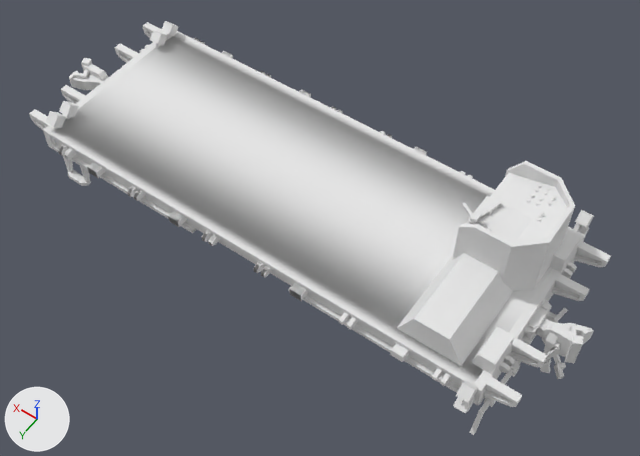
What one commit did to the OBJ model assets/immersiverailroading/irhl/trains/gept/gept.obj.
Before and after are seen from a 50 mm camera at (-5.43, 6.89, 10.78) aimed at (-0.67, 0.23, 0.31). Every picture has the same lights, and +X, +Y and +Z are marked at lower left. Where no turn or scale is listed for an object, it has been applied to the vertices. Vertices at the same position are counted once.

Objects in the first picture: 'COUPLED_REAR_1_HIDE_INVERT', 'COUPLED_REAR_2_HIDE', 'COUPLER_ENGAGED_REAR_2_TOGGLE_mvp_gept', 'DECAL_MANUF', 'FRAME_control_gept', 'FRAME_gept', 'FULLBRIGHT_10_LCG_FRR_gept', 'FULLBRIGHT_4_LCG_FLW_gept', 'FULLBRIGHT_6_LCG_FRW_gept', 'FULLBRIGHT_9_LCG_FLR_gept', 'Fary', 'HEADLIGHT_1_0XFFF0CC_FULLBRIGHT_LCG_HL', 'HEADLIGHT_2_0XFFF0CC_FULLBRIGHT_LCG_HL', 'REVERSER_1', 'THROTTLE_1', 'TRAIN_BRAKE_1'.
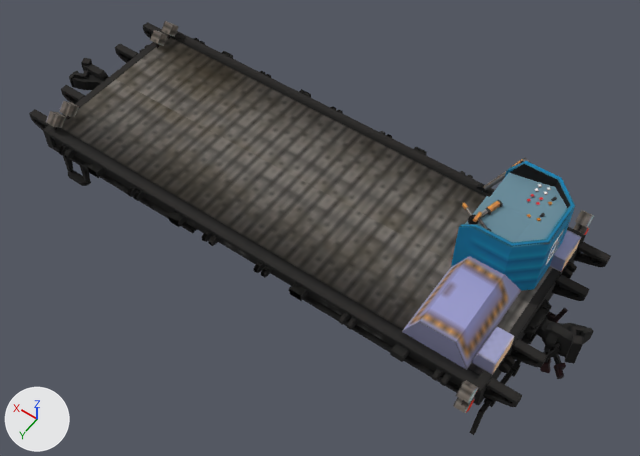
The change, as a list of edits to the scene's bpy script:
```text
Add img_mvp_cargoflat_map_png:
    img_mvp_cargoflat_map_png = load_image('mvp_cargoflat_map.png', 'mvp_cargoflat_map.png', 512, 512, 'sRGB')
Add img_mvp_cargocouple_png:
    img_mvp_cargocouple_png = load_image('mvp_cargocouple.png', 'mvp_cargocouple.png', 64, 64, 'sRGB')
Change mat_couple_map:
    remove mat_couple_map.base_color = (0.8, 0.8, 0.8)  # white #e7e7e7
    add mat_couple_map.texture = img_mvp_cargocouple_png
Change mat_mat1:
    add n2 = _N.new('ShaderNodeTexImage'); n2.name = 'Image Texture'
    add n2.image = img_mvp_cargoflat_map_png
    add n3 = _N.new('ShaderNodeTexImage'); n3.name = 'Image Texture.001'
    add n3.image = img_mvp_cargoflat_map_png
    where n0 = _N.new('ShaderNodeBsdfPrincipled'); n0.name = 'Principled BSDF'
    add _L.new(n2.outputs[0], n0.inputs[0])  # 'Color' to 'Base Color'
    add _L.new(n3.outputs[1], n0.inputs[4])  # 'Alpha' to 'Alpha'
Change me_frame_control_gept:
    where me_frame_control_gept.from_pydata(...)  # 57 vertices, 50 faces; spans x -3.87..-2.69, y -1.32..1.34, z 0.85..1.89
    used by ob_frame_control_gept; location = (0.0, 0.0, 0.0)
    before: 46 (-2.69, 1.34, 0.85) at pixel (396, 328), 47 (-2.91, 1.34, 1.29) at pixel (413, 318), 48 (-3.66, 1.34, 0.85) at pixel (461, 366), 49 (-3.43, 1.34, 1.29) at pixel (449, 339)
    me_frame_control_gept part 1
    add for i in [*range(46, 50)]: me_frame_control_gept.vertices[i].co += Vector((-0.08, 0.0, 0.0))
    me_frame_control_gept.vertices[42].co: (-2.69, -0.08, 0.85) -> (-2.77, 0.07, 0.85)  # pixel (451, 256) -> pixel (451, 266)
    me_frame_control_gept.vertices[43].co: (-2.91, -0.08, 1.29) -> (-3.0, 0.07, 1.29)  # not seen -> pixel (470, 255)
    me_frame_control_gept.vertices[44].co: (-3.66, -0.08, 0.85) -> (-3.74, -0.2, 0.85)  # pixel (514, 290) -> not seen
    me_frame_control_gept.vertices[45].co: (-3.43, -0.08, 1.29) -> (-3.51, -0.2, 1.29)
Add me_independent_brake:
    me_independent_brake.from_pydata(...)  # 49 vertices, 39 faces; spans x -3.019..-2.35, y -1.448..-1.363, z 0.749..1.812
    me_independent_brake.materials.append(mat_mat1)
Add ob_independent_brake:
    ob_independent_brake = bpy.data.objects.new('INDEPENDENT_BRAKE', me_independent_brake)
    ob_independent_brake.location = (0.0, 0.0, 0.0)
```

Location of each change, (x1, y1, x2, y2) in pixels of the pictures (640 x 456 px; the box of a moved part takes in the faces that stretch with it):
'FRAME_gept', surface changed (white to grey)
    both: (29, 22, 611, 407)
'FRAME_control_gept', surface changed, reshaped (white to blue)
    before: (397, 161, 575, 366)
    after: (402, 161, 575, 370)
'Fary', surface changed
    both: (46, 21, 594, 413)
'COUPLER_ENGAGED_REAR_2_TOGGLE_mvp_gept', surface changed (grey to black)
    both: (469, 360, 521, 435)
'DECAL_MANUF', surface changed
    both: (541, 221, 569, 273)
'INDEPENDENT_BRAKE', added
    after: (477, 157, 530, 193)
'COUPLED_REAR_1_HIDE_INVERT', surface changed (grey to black)
    both: (553, 354, 566, 379)
'TRAIN_BRAKE_1', surface changed
    both: (468, 199, 503, 224)
'COUPLED_REAR_2_HIDE', surface changed
    both: (540, 345, 551, 373)
'HEADLIGHT_2_0XFFF0CC_FULLBRIGHT_LCG_HL', surface changed
    both: (492, 336, 515, 375)
'THROTTLE_1', surface changed
    both: (473, 211, 492, 232)
'REVERSER_1', surface changed
    both: (462, 203, 476, 222)
'HEADLIGHT_1_0XFFF0CC_FULLBRIGHT_LCG_HL', surface changed
    both: (561, 238, 581, 272)
'FULLBRIGHT_10_LCG_FRR_gept', surface changed
    both: (466, 399, 475, 412)
'FULLBRIGHT_6_LCG_FRW_gept', surface changed
    both: (468, 388, 478, 403)
'FULLBRIGHT_4_LCG_FLW_gept', surface changed
    both: (587, 216, 594, 227)
'FULLBRIGHT_9_LCG_FLR_gept', surface changed
    both: (584, 228, 589, 235)
part 1 of me_frame_control_gept, moved or reshaped
    before: (397, 253, 514, 366)
    after: (402, 256, 521, 370)
